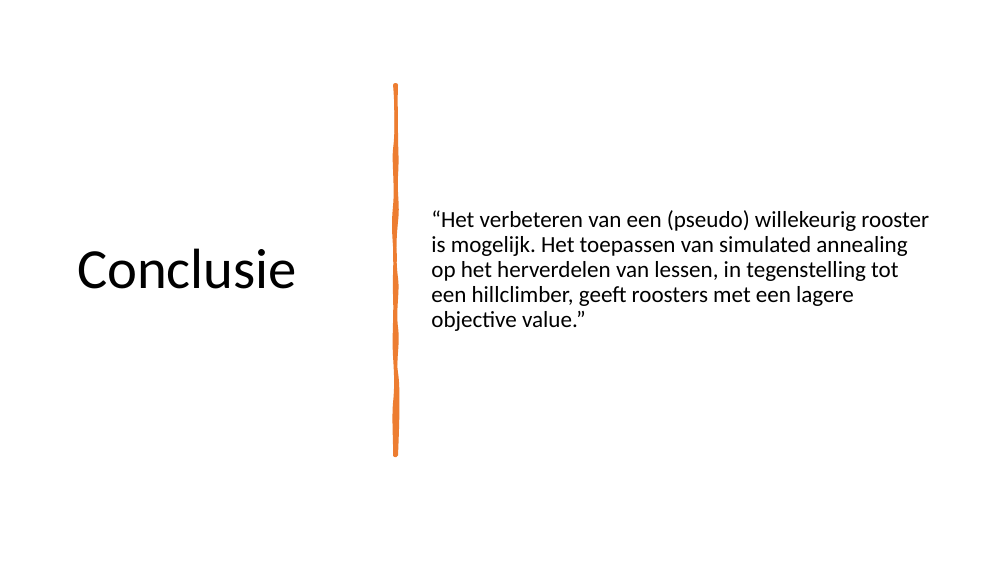
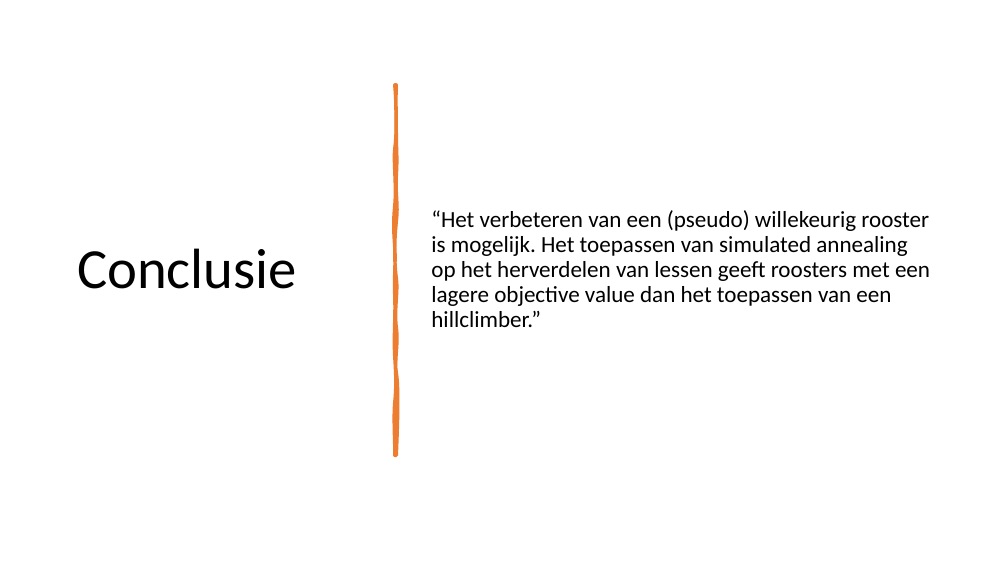
Before and after one commit to NinaAlblasMinorAI/RoosterRulers, a slide deck: slide 18 of doc/Presentatie.pptx. Drawn at 1008x567 pixels with LibreOffice and Linux fonts; fonts in the diff are those of the drawing. Boxes give left, top, right and bottom in pixels: in the first picture for what was removed or moved away, otherwise in the second. Text is boxed around its words. In the diff, an @@ line names an element or a change of style, - is before the commit and + after.

```diff
--- a/doc/Presentatie.pptx
+++ b/doc/Presentatie.pptx
@@ text at bbox=[431, 210, 930, 327]: text changed @@
-“Het verbeteren van een (pseudo) willekeurig rooster is mogelijk. Het toepassen van simulated annealing op het herverdelen van lessen, in tegenstelling tot een hillclimber, geeft roosters met een lagere objective value.”
+“Het verbeteren van een (pseudo) willekeurig rooster is mogelijk. Het toepassen van simulated annealing op het herverdelen van lessen geeft roosters met een lagere objective value dan het toepassen van een hillclimber.”
```
Also in this commit, not shown: 11 other slides changed, 2 slides added, 1 other file.
